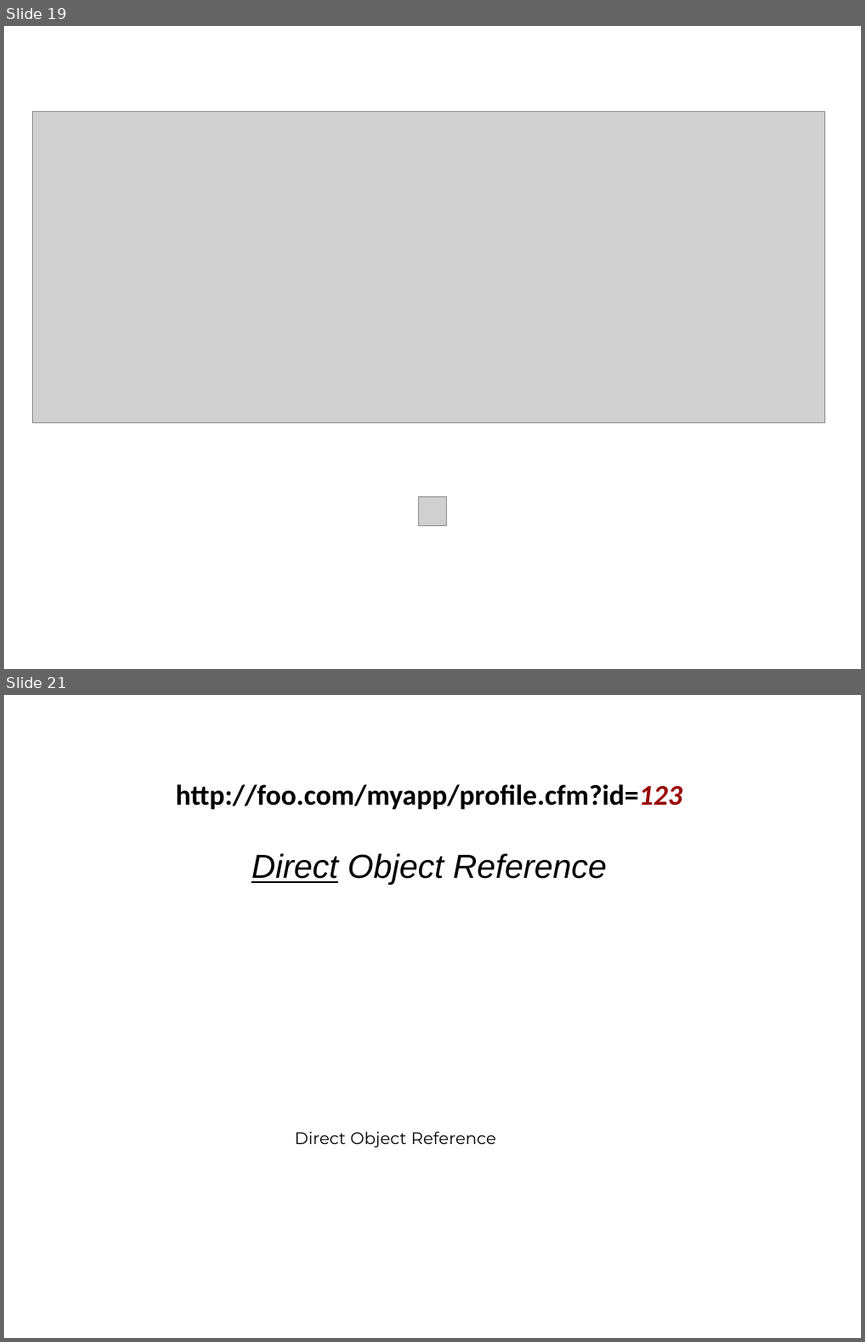
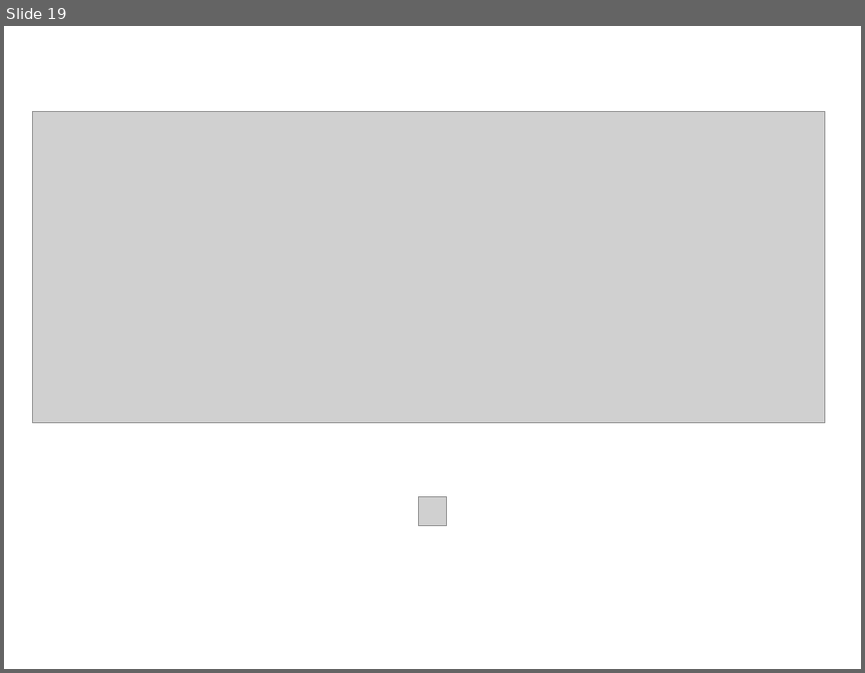
Before and after one commit to marcesher/mxunit-cfmeetups, a slide deck: cfObjective2009SecurityTesting/cf.objective.2009.ppt. Shown one above the other, each under a label of ours: slides 19 and 21 before the commit, slide 19 after it; the slides between them are not shown. The pictures are 865x1342 and 865x673 pixels, drawn with LibreOffice and Linux fonts; fonts in the diff are those of the drawing; grey boxes stand for pictures. Boxes give left, top, right and bottom in pixels: in the first picture for what was removed or moved away, otherwise in the second. Text is boxed around its words. In the diff, an @@ line names an element or a change of style, - is before the commit and + after.

```diff
--- a/cfObjective2009SecurityTesting/cf.objective.2009.ppt
+++ b/cfObjective2009SecurityTesting/cf.objective.2009.ppt
@@ slide 21 removed at (4, 695, 861, 1338), background #FFFFFF @@
@@ text removed at (176, 784, 682, 885) @@
-http://foo.com/myapp/profile.cfm?id=123
-Direct Object Reference
@@ text removed at (295, 1131, 496, 1147) @@
-Direct Object Reference
```
Also in this commit, not shown: 1 slide changed, 2 slides added, 2 other slides removed.
